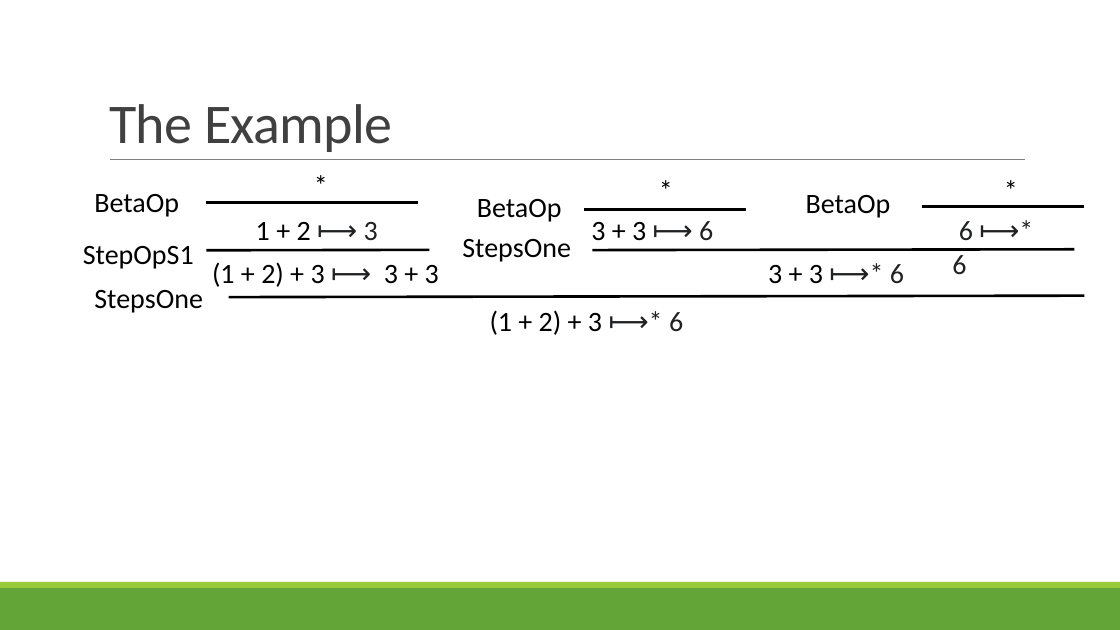
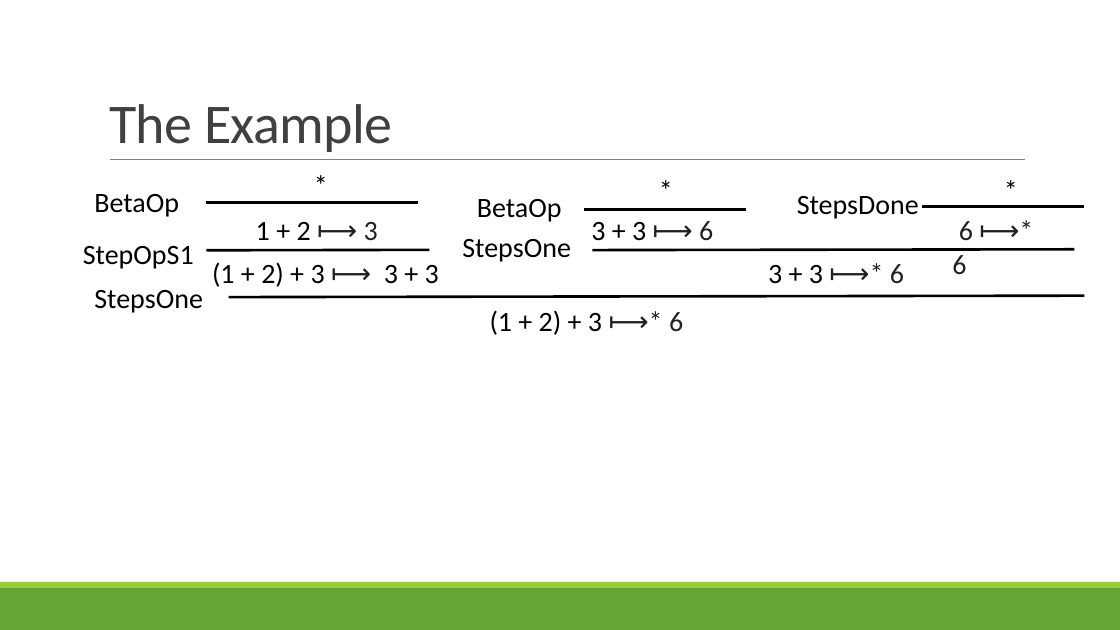
Before and after one commit to rbohrer/pl-course, a slide deck: slide 51 of LectureSlides/06OpSem.pptx. Drawn at 1120x630 pixels with LibreOffice and Linux fonts; fonts in the diff are those of the drawing. Boxes give left, top, right and bottom in pixels: in the first picture for what was removed or moved away, otherwise in the second. Text is boxed around its words. In the diff, an @@ line names an element or a change of style, - is before the commit and + after.

```diff
--- a/LectureSlides/06OpSem.pptx
+++ b/LectureSlides/06OpSem.pptx
@@ text at (x1=797, y1=196, x2=919, y2=219): text changed @@
-BetaOp
+StepsDone
```
Also in this commit, not shown: 5 other slides changed.
